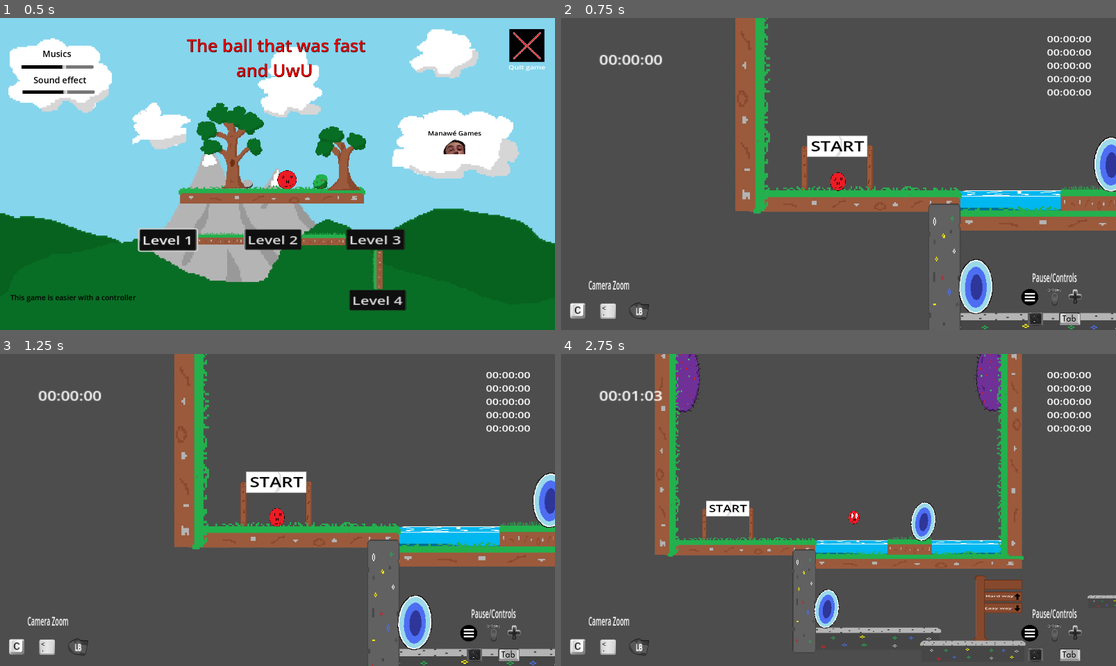
Above: before the commit, frames 1-4 (two rows, left to right).
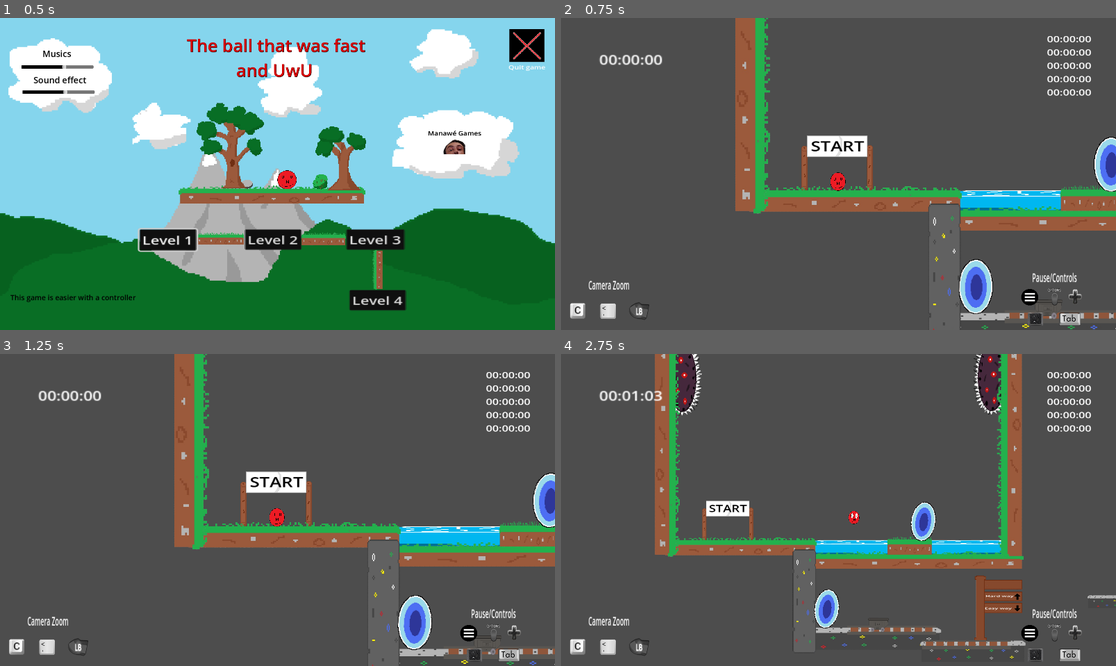
Above: after the commit, the same moments.

Repository: Mahnwe/TheBallThatWasUwU
Game: Godot game, scene res://Scenes/menu.tscn
Two runs of this game, one before a commit and one after it. Both use one fixed random seed, a clock stepped at 60 frames per second and the inputs below. Sound files missing from this copy of the repository are replaced by a short silence.
Inputs (mouse positions are in pixels of both pictures, inside the frame that each line leads up to):
- Up to frame 1 (0.5 s): no input
- Up to frame 2 (0.75 s): click "Level 4" at 0.5 s
- Up to frame 3 (1.25 s): no input
- Up to frame 4 (2.75 s): tap Enter at 1.25 s; move the mouse to (960, 494) at 1.27 s; hold D (move_right) from 1.28 s (still down); tap F (next_level) at 1.35, 2.3 s; click (960, 494) at 1.42 s; tap Space (jump) at 1.52, 2.27 s; move the mouse to (727, 525) at 2.02 s; tap C (camera_dezoom) at 2.1 s

Frame 1 is identical in both runs. In frame 2, 0.3% of the frame differs, in the area x 79-100%, y 90-97%; in frame 3, 0.3%; in frame 4, 2.0%, in the area x 20-82%, y 0-95%.

Commit message:
Add new sprite for spikes, add new cart and rail sprites and put them in level 4

Diff:
--- a/Scenes/level4.tscn
+++ b/Scenes/level4.tscn
@@ -15,6 +15,8 @@
 [ext_resource type="PackedScene" uid="uid://cw6qi4cdcr5sk" path="res://Scenes/triple_sign.tscn" id="14_d3ynf"]
 [ext_resource type="PackedScene" uid="uid://b2qahpahlymyk" path="res://Scenes/water.tscn" id="14_dax5u"]
 [ext_resource type="Texture2D" uid="uid://sxo4l8c4oxat" path="res://Arts/SpritesSigns/SpriteArrowSign-removebg-preview.png" id="15_0fl21"]
+[ext_resource type="Texture2D" uid="uid://b7oslcfdthymg" path="res://Arts/RailsSprite/RailSprite.png" id="16_60pe7"]
+[ext_resource type="Texture2D" uid="uid://dkafg7yg0dgtt" path="res://Arts/RailsSprite/CartSprite.png" id="17_nr1d8"]
 
 [node name="level4" type="Node2D"]
 script = ExtResource("1_aw8g7")
@@ -114,6 +116,22 @@
 scale = Vector2(0.109697, 0.108792)
 texture = ExtResource("15_0fl21")
 
+[node name="Rail" type="Sprite2D" parent="."]
+z_index = 1
+position = Vector2(-2348, -1113)
+scale = Vector2(0.766249, 0.245)
+texture = ExtResource("16_60pe7")
+
+[node name="Sprite2D" type="Sprite2D" parent="Rail"]
+z_index = 3
+position = Vector2(-60.0326, -102.041)
+scale = Vector2(0.47186, 1.5)
+texture = ExtResource("17_nr1d8")
+
+[node name="Sprite2D2" type="Sprite2D" parent="Rail"]
+position = Vector2(339.315, 204.082)
+texture = ExtResource("16_60pe7")
+
 [connection signal="player_exited_start_area" from="StartArea" to="." method="_on_start_area_player_exited_start_area"]
 [connection signal="continue_is_clicked" from="Player/Pause" to="." method="_on_pause_continue_is_clicked"]
 [connection signal="spike_hit" from="Spike" to="." method="_on_spike_spike_hit"]
--- a/Scenes/spike.tscn
+++ b/Scenes/spike.tscn
@@ -1,7 +1,7 @@
 [gd_scene load_steps=6 format=3 uid="uid://bo7nw1yq804xk"]
 
 [ext_resource type="Script" path="res://Scripts/SpikeNode.gd" id="1_3ktyq"]
-[ext_resource type="Texture2D" uid="uid://bal74hmuc6h4p" path="res://Arts/SpritesSpike/NewSpikeSprite-removebg-preview.png" id="2_v43hj"]
+[ext_resource type="Texture2D" uid="uid://d3ona87nnbpfo" path="res://Arts/SpritesSpike/SpikeSprite.png" id="2_8tc88"]
 
 [sub_resource type="PhysicsMaterial" id="PhysicsMaterial_1o7nn"]
 
@@ -24,9 +24,9 @@
 disabled = true
 
 [node name="Sprite2D" type="Sprite2D" parent="."]
-position = Vector2(78, 138.5)
-scale = Vector2(0.337662, 0.397218)
-texture = ExtResource("2_v43hj")
+position = Vector2(78, 138)
+scale = Vector2(1.11111, 1.41351)
+texture = ExtResource("2_8tc88")
 
 [node name="SpikeArea" type="Area2D" parent="."]
 
Binary file added: Arts/RailsSprite/CartSprite.png
Not shown, added: Arts/RailsSprite/CartSprite.png.import
Binary file added: Arts/RailsSprite/RailSprite.png
Not shown, added: Arts/RailsSprite/RailSprite.png.import
Binary file added: Arts/SpritesSpike/SpikeSprite.png
Not shown, added: Arts/SpritesSpike/SpikeSprite.png.import
Not shown: 1 places in Scenes/level4.tscn that only renumber resources
